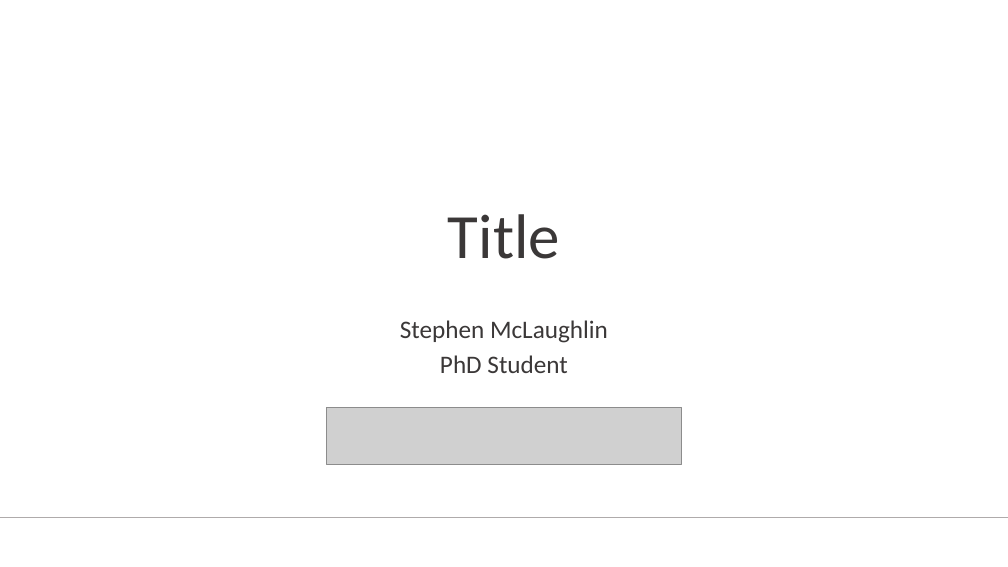
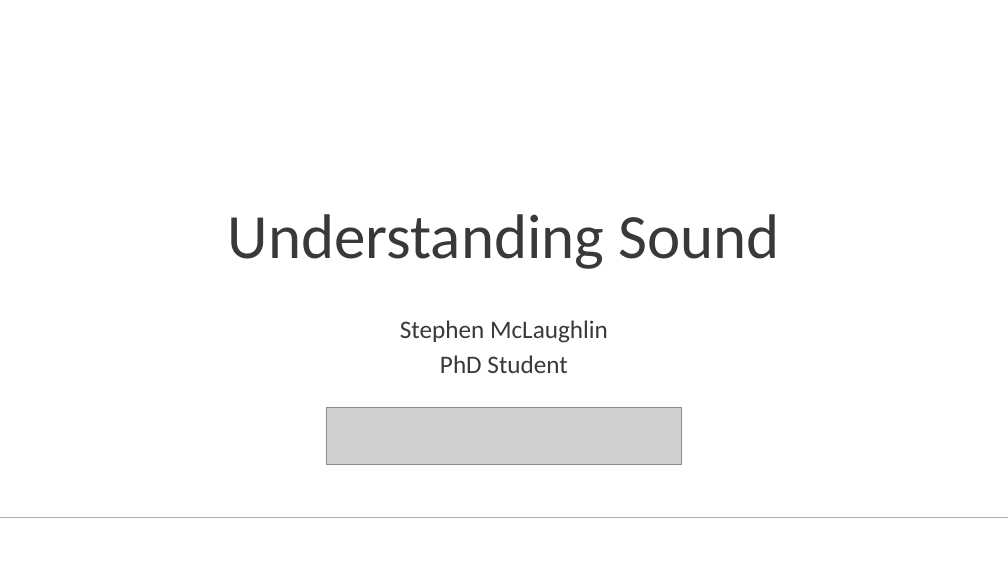
Before and after one commit to stevemclaugh/HILT-Audio-ML, a slide deck: slide 8 of Slides/Day_1.pptx (slide 1 before the commit). Drawn at 1008x567 pixels with LibreOffice and Linux fonts; fonts in the diff are those of the drawing; grey boxes stand for pictures. Boxes give left, top, right and bottom in pixels: in the first picture for what was removed or moved away, otherwise in the second. Text is boxed around its words. In the diff, an @@ line names an element or a change of style, - is before the commit and + after.

```diff
--- a/Slides/Day_1.pptx
+++ b/Slides/Day_1.pptx
@@ title at <box>228,214,780,269</box>: text changed @@
-Title
+Understanding Sound
```
Also in this commit, not shown: 12 other slides changed, 6 slides added, 2 other files.
